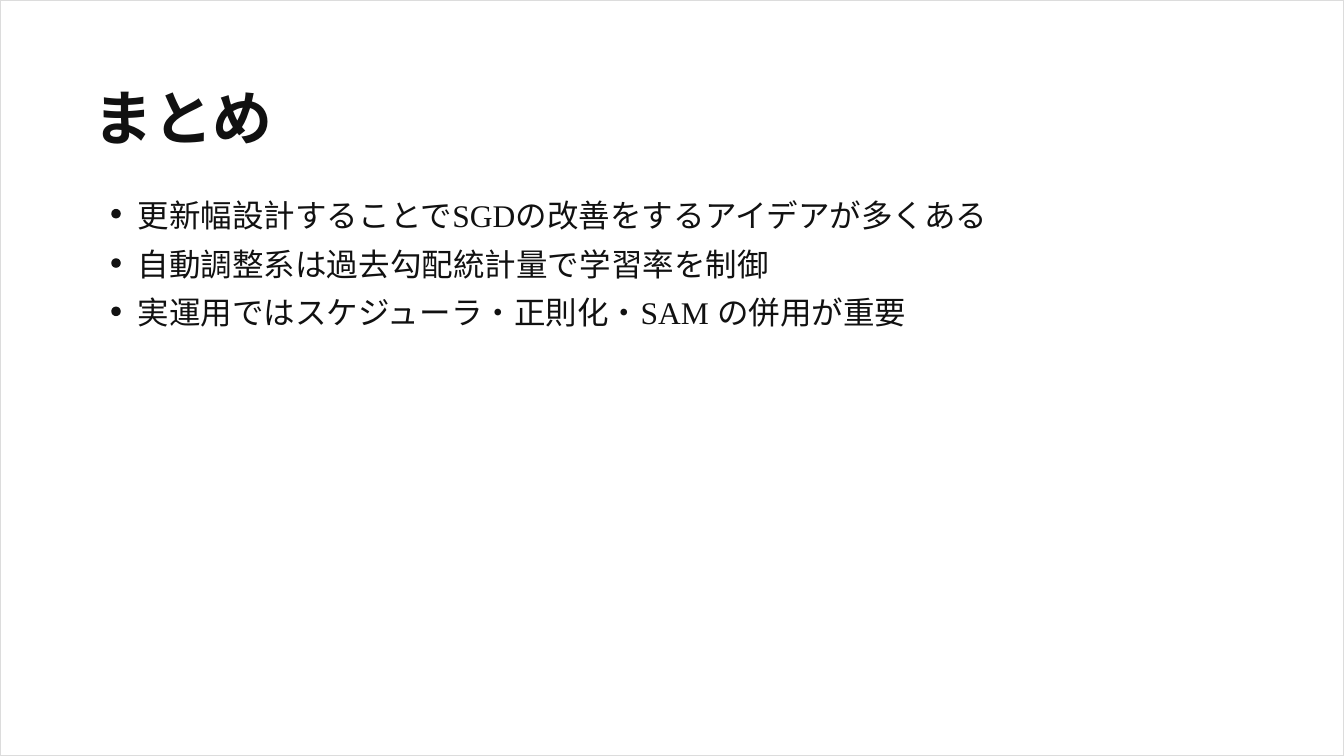
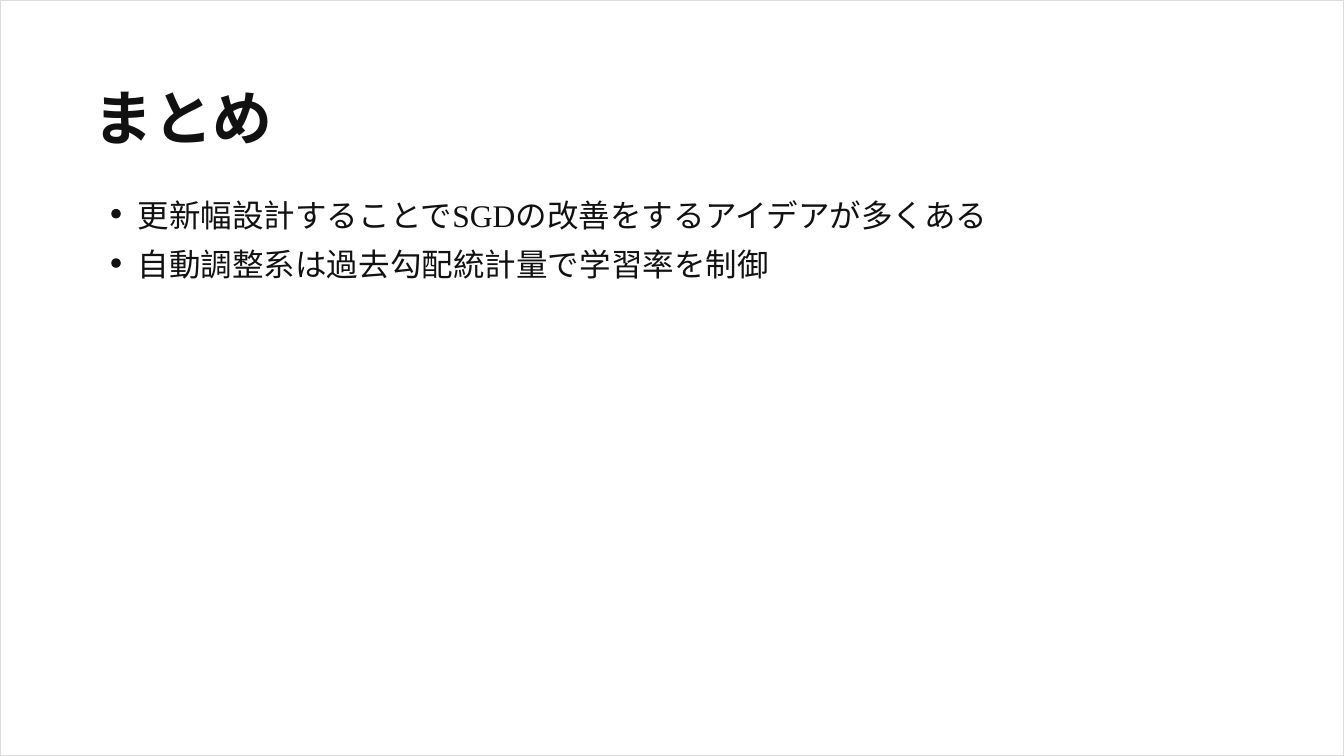
Before and after one commit to frinfo702/slides, a slide deck: slide 25 of nishikawa-lab/pptx/20251010_presentation.pptx. Drawn at 1344x756 pixels with LibreOffice and Linux fonts; fonts in the diff are those of the drawing. Boxes give left, top, right and bottom in pixels: in the first picture for what was removed or moved away, otherwise in the second. Text is boxed around its words. In the diff, an @@ line names an element or a change of style, - is before the commit and + after.

Commit message:
fix slide

```diff
--- a/nishikawa-lab/pptx/20251010_presentation.pptx
+++ b/nishikawa-lab/pptx/20251010_presentation.pptx
@@ text removed at bbox=[138, 297, 906, 327] @@
-実運用ではスケジューラ・正則化・SAM の併用が重要
@@ freeform shape removed at bbox=[111, 307, 120, 316] @@
```
Also in this commit, not shown: 12 other slides changed.
